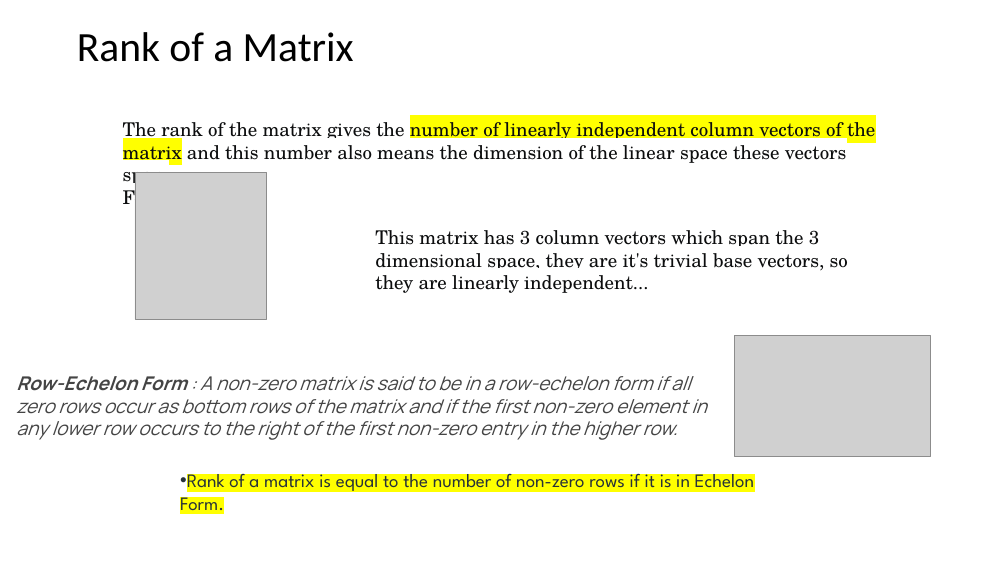
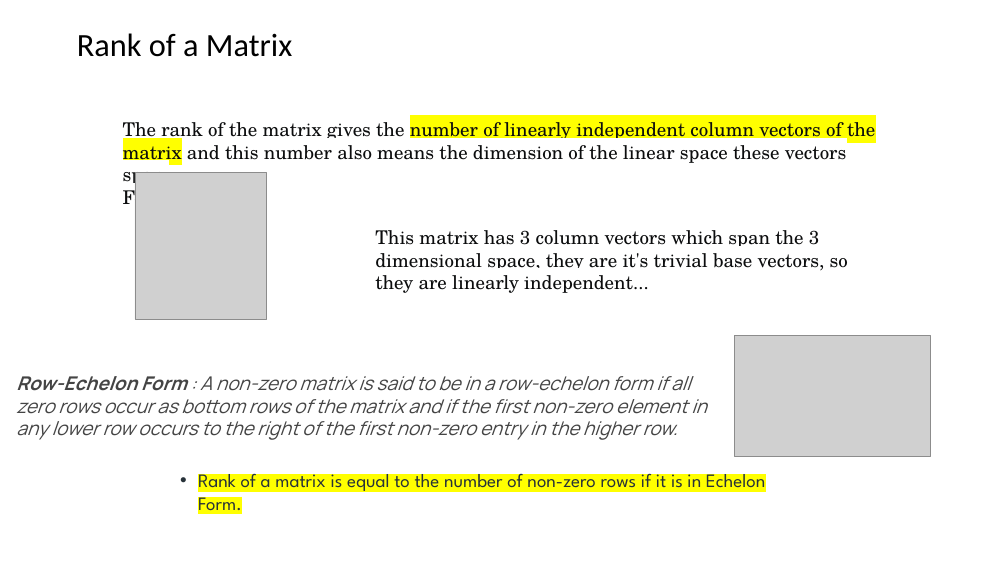
Before and after one commit to anuvindmp/S06, a slide deck: slide 6 of NLP/NOTES/new/LORA.pptx. Drawn at 1008x567 pixels with LibreOffice and Linux fonts; fonts in the diff are those of the drawing; grey boxes stand for pictures; background and template pictures are left out. Boxes give left, top, right and bottom in pixels: in the first picture for what was removed or moved away, otherwise in the second. Text is boxed around its words. In the diff, an @@ line names an element or a change of style, - is before the commit and + after.

```diff
--- a/NLP/NOTES/new/LORA.pptx
+++ b/NLP/NOTES/new/LORA.pptx
@@ title "Rank of a Matrix" at (77,33,292,57): size 39.6 to 30.8 pt; line spacing 0.9 to 0.7 @@
@@ text "The rank of the matrix ..." rewrapped from (123,122,875,188) to (123,122,875,211) @@
@@ text "Rank of a matrix is ..." at (198,468,765,516): indent changed @@
```
Also in this commit, not shown: 55 other slides changed, 3 other files.
